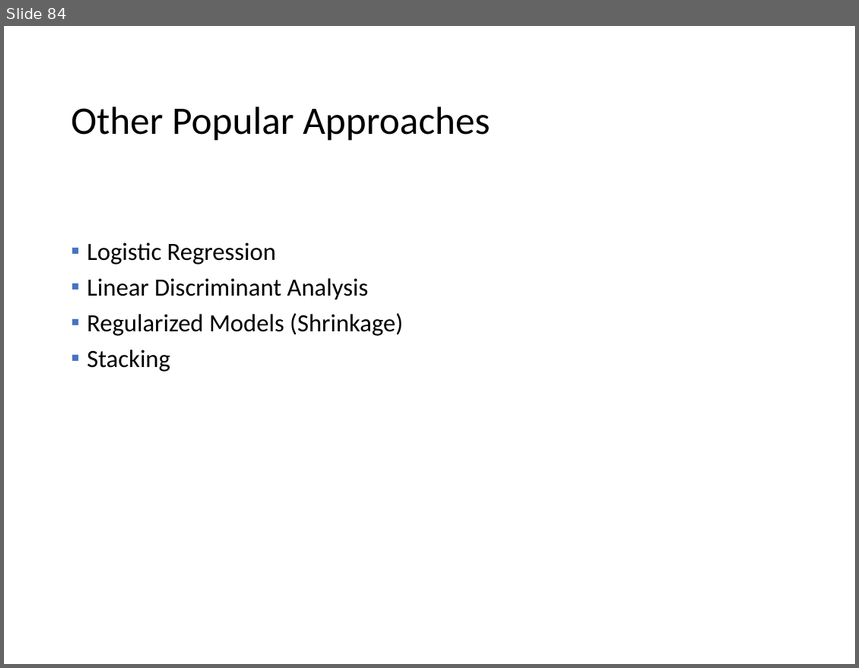
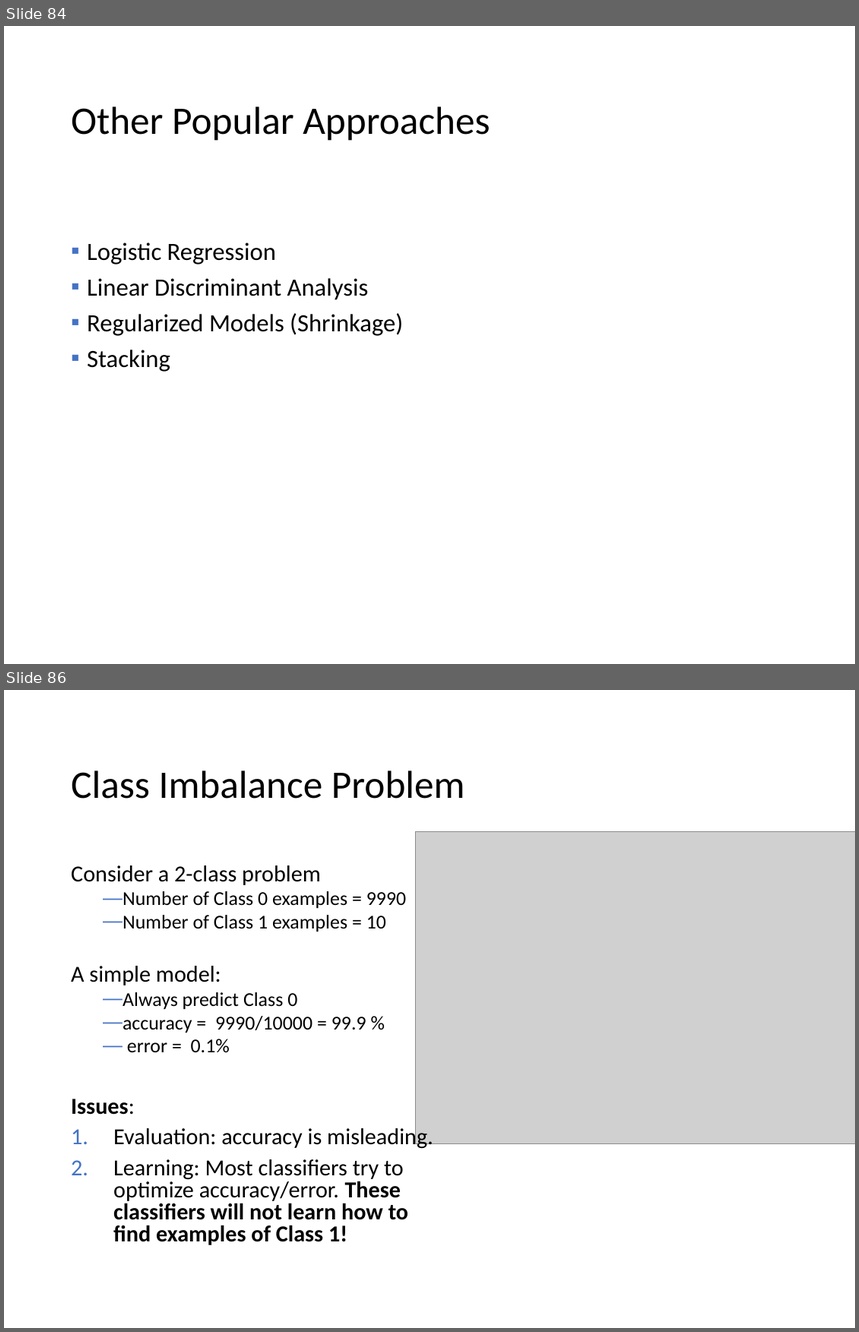
Before and after one commit to mhahsler/Introduction_to_Data_Mining_R_Examples, a slide deck: slides/chap4_alternative_classification.pptx. Shown one above the other, each under a label of ours: slide 84 before the commit, slides 84 and 86 after it; the slides between them are not shown. The pictures are 859x668 and 859x1332 pixels, drawn with LibreOffice and Linux fonts; fonts in the diff are those of the drawing; grey boxes stand for pictures. Boxes give left, top, right and bottom in pixels: in the first picture for what was removed or moved away, otherwise in the second. Text is boxed around its words. In the diff, an @@ line names an element or a change of style, - is before the commit and + after.

```diff
--- a/slides/chap4_alternative_classification.pptx
+++ b/slides/chap4_alternative_classification.pptx
@@ slide 86 added at box(4, 690, 855, 1328), background #FFFFFF @@
@@ title added at box(71, 771, 465, 799), 33 pt, text #000000 @@
+Class Imbalance Problem
@@ picture added at box(415, 832, 855, 1144) @@
@@ text added at box(71, 866, 433, 1246), 19.4 pt, text #000000 @@
+Consider a 2-class problem
+  — Number of Class 0 examples = 9990
+  — Number of Class 1 examples = 10
+A simple model:
+  — Always predict Class 0
+  — accuracy = 9990/10000 = 99.9 %
+  — error = 0.1%
+Issues:
+1. Evaluation: accuracy is misleading.
+2. Learning: Most classifiers try to optimize accuracy/error. These classifiers will not learn how to find examples of Class 1!
```
Also in this commit, not shown: 1 slide changed, 5 other slides added, 2 other files.
